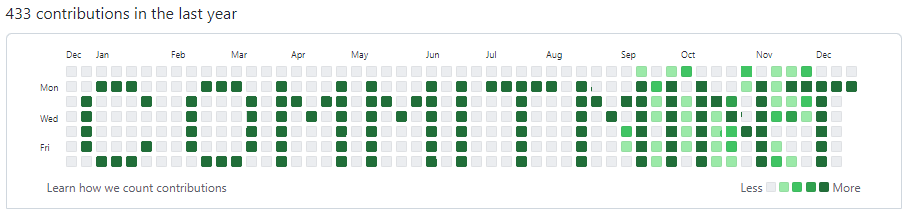
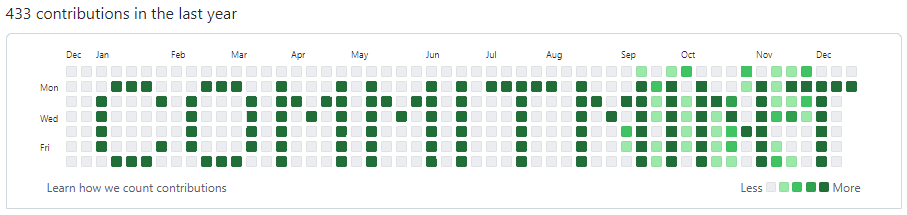
The second 907×215 image is a revision of the first. Changes to its layers:
painted on "Background" over [81, 81, 742, 167]
